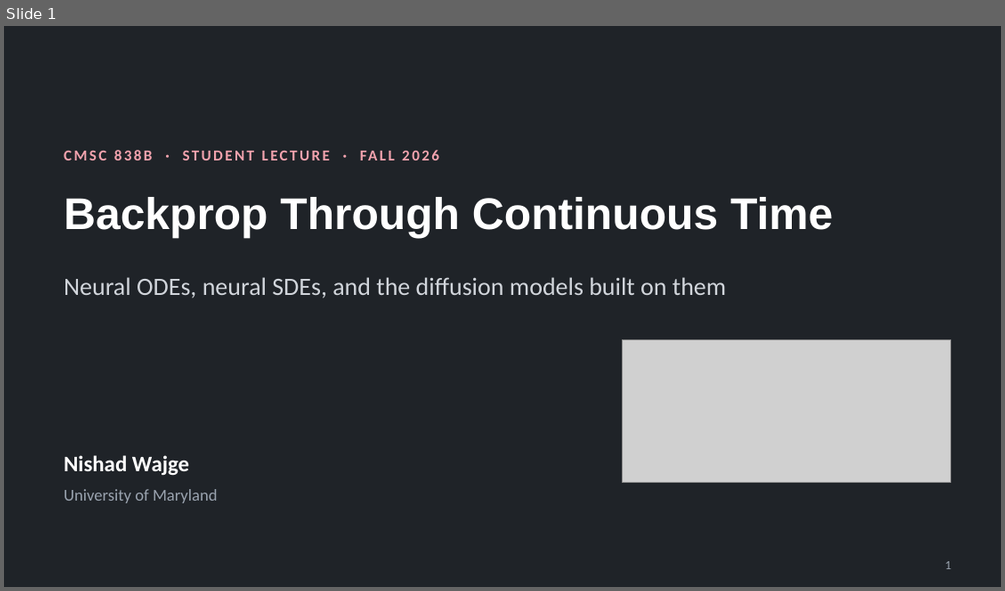
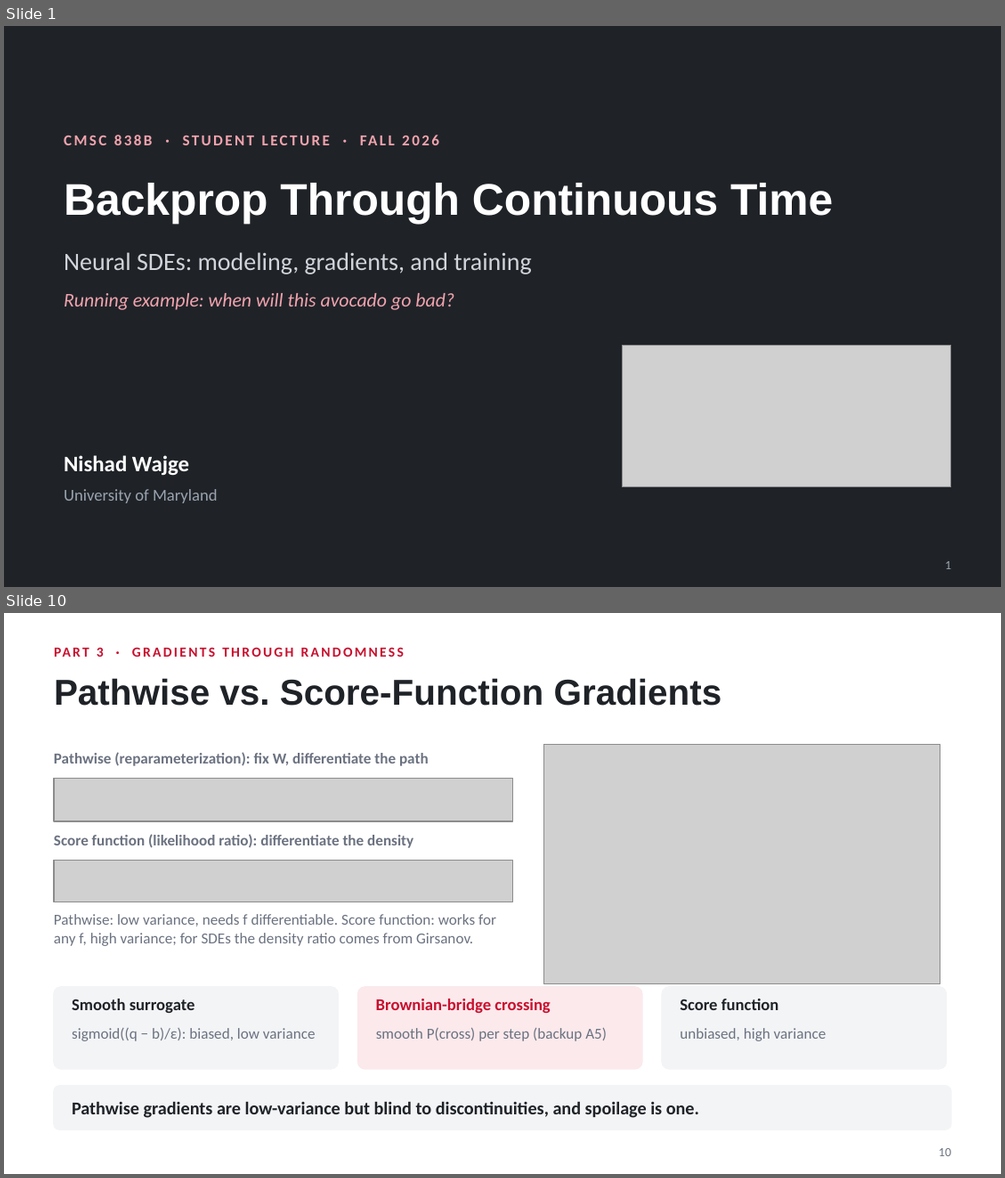
Before and after one commit to nishadw/neural-sde, a slide deck: lecture/neural_sde_lecture.pptx. Shown one above the other, each under a label of ours: slide 1 before the commit, slides 1 and 10 after it; the slides between them are not shown. The pictures are 1005x591 and 1005x1178 pixels, drawn with LibreOffice and Linux fonts; fonts in the diff are those of the drawing; grey boxes stand for pictures. Boxes give left, top, right and bottom in pixels: in the first picture for what was removed or moved away, otherwise in the second. Text is boxed around its words. In the diff, an @@ line names an element or a change of style, - is before the commit and + after.

```diff
--- a/lecture/neural_sde_lecture.pptx
+++ b/lecture/neural_sde_lecture.pptx
@@ slide 10 added at [4,613,1001,1174], background #FFFFFF @@
@@ text added at [97,648,104,657], 10 pt, text #C8102E, bold @@
+PART 3 · GRADIENTS THROUGH RANDOMNESS
@@ title added at [54,678,722,706], 26 pt, text #1F2328, bold @@
+Pathwise vs. Score-Function Gradients
@@ picture added at [543,745,939,984] @@
@@ text added at [54,752,429,766], 11 pt, text #6B7280, bold @@
+Pathwise (reparameterization): fix W, differentiate the path
@@ picture added at [54,779,512,821] @@
@@ text added at [54,834,413,848], 11 pt, text #6B7280, bold @@
+Score function (likelihood ratio): differentiate the density
@@ picture added at [54,860,512,902] @@
@@ text added at [54,914,496,946], 11 pt, text #6B7280 @@
+Pathwise: low variance, needs f differentiable. Score function: works for any f, high variance; for SDEs the density ratio comes from Girsanov.
@@ rounded rectangle added at [54,987,338,1069], fill #F3F4F6, outline #F3F4F6 1 pt @@
@@ text added at [72,998,195,1013], 12 pt, text #1F2328, bold @@
+Smooth surrogate
@@ rounded rectangle added at [358,987,642,1069], fill #FBE9EC, outline #FBE9EC 1 pt @@
@@ text added at [376,998,550,1013], 12 pt, text #C8102E, bold @@
+Brownian-bridge crossing
@@ rounded rectangle added at [662,987,946,1069], fill #F3F4F6, outline #F3F4F6 1 pt @@
@@ text added at [680,998,779,1010], 12 pt, text #1F2328, bold @@
+Score function
@@ text added at [72,1028,316,1041], 11 pt, text #6B7280 @@
+sigmoid((q − b)/ε): biased, low variance
@@ text added at [376,1027,607,1041], 11 pt, text #6B7280 @@
+smooth P(cross) per step (backup A5)
@@ text added at [680,1028,826,1041], 11 pt, text #6B7280 @@
+unbiased, high variance
@@ rounded rectangle added at [54,1086,951,1129], fill #F3F4F6, outline #F3F4F6 1 pt @@
@@ text added at [72,1101,699,1118], 13 pt, text #1F2328, bold @@
+Pathwise gradients are low-variance but blind to discontinuities, and spoilage is one.
@@ page number added at [938,1148,951,1156], 9 pt, text #6B7280 @@
+10
@@ slide 1 changed as well @@
@@ text "CMSC 838B · STUDENT LECTURE ...": place and size @@
-text "CMSC 838B · STUDENT LECTURE ..." at [64,145,941,176]
+text "CMSC 838B · STUDENT LECTURE ..." at [64,131,941,160]
@@ text "Backprop Through Continuous Time": place and size @@
-text "Backprop Through Continuous Time" at [64,197,833,239]
+text "Backprop Through Continuous Time" at [64,183,833,224]
@@ text at [64,252,531,274]: text changed @@
-Neural ODEs, neural SDEs, and the diffusion models built on them
+Neural SDEs: modeling, gradients, and training
@@ text added at [64,293,454,310], 14 pt, text #F2A3AE, italic @@
+Running example: when will this avocado go bad?
@@ picture: place and size @@
-picture at [622,340,951,483]
+picture at [622,345,951,488]
```
Also in this commit, not shown: 4 other slides changed, 20 other slides added, 12 slides removed, 4 other files.
